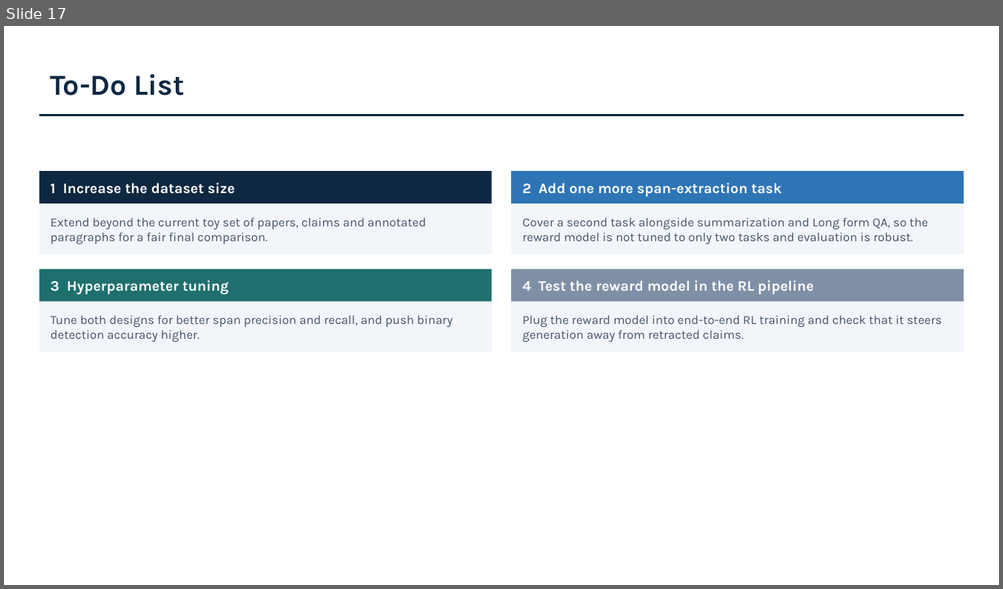
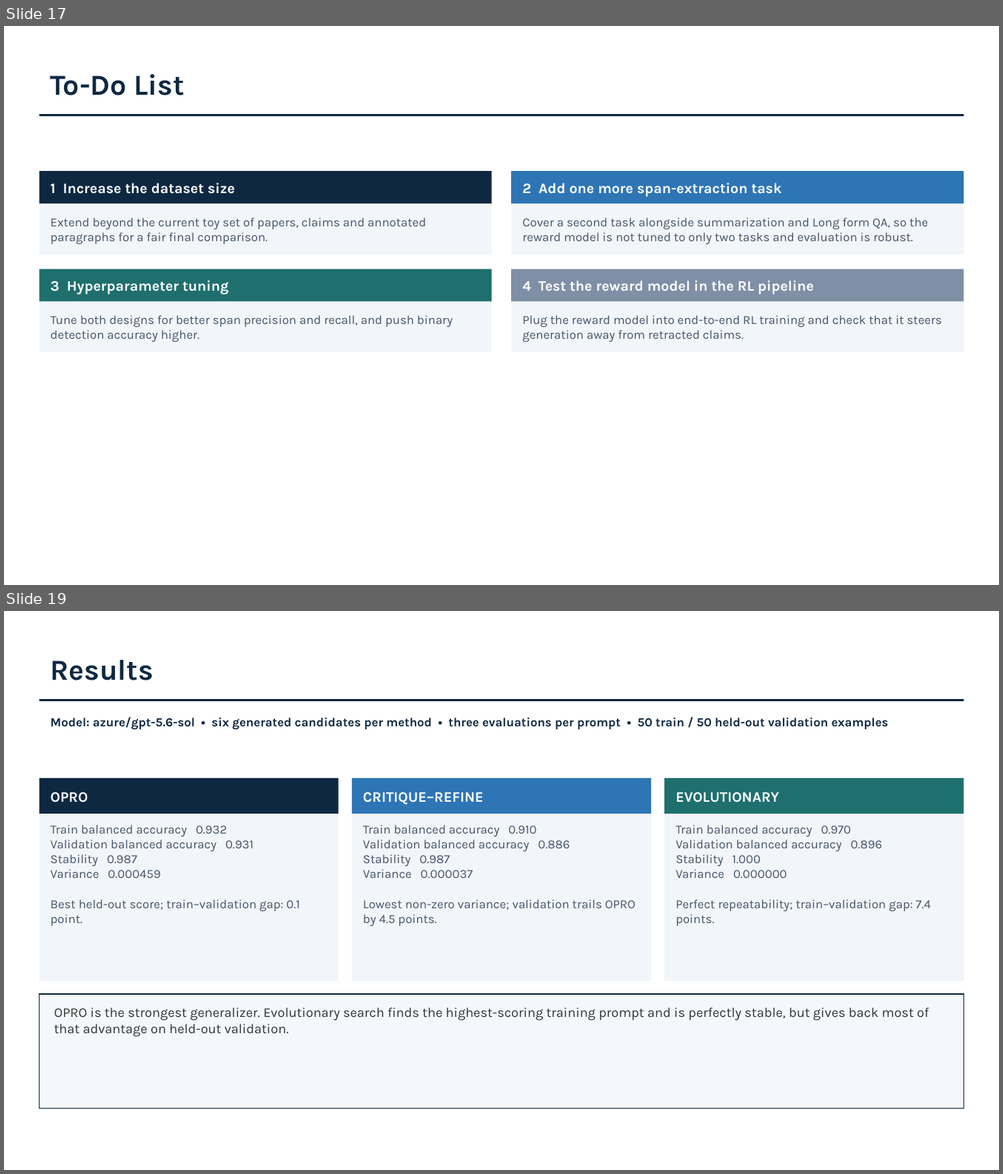
Before and after one commit to snigdhapaul2003/Transfer, a slide deck: Behavioral_Alignment.pptx. Shown one above the other, each under a label of ours: slide 17 before the commit, slides 17 and 19 after it; the slides between them are not shown. The pictures are 1003x589 and 1003x1174 pixels, drawn with LibreOffice and Linux fonts; fonts in the diff are those of the drawing. Boxes give left, top, right and bottom in pixels: in the first picture for what was removed or moved away, otherwise in the second. Text is boxed around its words. In the diff, an @@ line names an element or a change of style, - is before the commit and + after.

```diff
--- a/Behavioral_Alignment.pptx
+++ b/Behavioral_Alignment.pptx
@@ slide 19 added at box(4, 611, 999, 1170), background #FFFFFF @@
@@ text added at box(51, 660, 153, 681), 28 pt, text #0E2841, bold @@
+Results
@@ rectangle added at box(39, 699, 964, 701), fill #0E2841 @@
@@ text added at box(51, 717, 888, 730), 12 pt, text #0E2841, bold @@
+Model: azure/gpt-5.6-sol • six generated candidates per method • three evaluations per prompt • 50 train / 50 held-out validation examples
@@ rectangle added at box(39, 778, 338, 814), fill #0E2841, 14 pt, text #FFFFFF, bold @@
+OPRO
@@ rectangle added at box(352, 778, 651, 814), fill #2E75B6, 14 pt, text #FFFFFF, bold @@
+CRITIQUE–REFINE
@@ rectangle added at box(664, 778, 964, 814), fill #1F6F6F, 14 pt, text #FFFFFF, bold @@
+EVOLUTIONARY
@@ rectangle added at box(39, 814, 338, 981), fill #F2F5F9, 12 pt, text #44546A @@
+Train balanced accuracy 0.932
+Validation balanced accuracy 0.931
+Stability 0.987
+Variance 0.000459
+Best held-out score; train–validation gap: 0.1 point.
@@ rectangle added at box(352, 814, 651, 981), fill #F2F5F9, 12 pt, text #44546A @@
+Train balanced accuracy 0.910
+Validation balanced accuracy 0.886
+Stability 0.987
+Variance 0.000037
+Lowest non-zero variance; validation trails OPRO by 4.5 points.
@@ rectangle added at box(664, 814, 964, 981), fill #F2F5F9, 12 pt, text #44546A @@
+Train balanced accuracy 0.970
+Validation balanced accuracy 0.896
+Stability 1.000
+Variance 0.000000
+Perfect repeatability; train–validation gap: 7.4 points.
@@ rectangle added at box(39, 994, 964, 1109), fill #F4F7FB, outline #0E2841 1 pt, 13 pt, text #333333 @@
+OPRO is the strongest generalizer. Evolutionary search finds the highest-scoring training prompt and is perfectly stable, but gives back most of that advantage on held-out validation.
```
Also in this commit, not shown: 1 other slide added.
